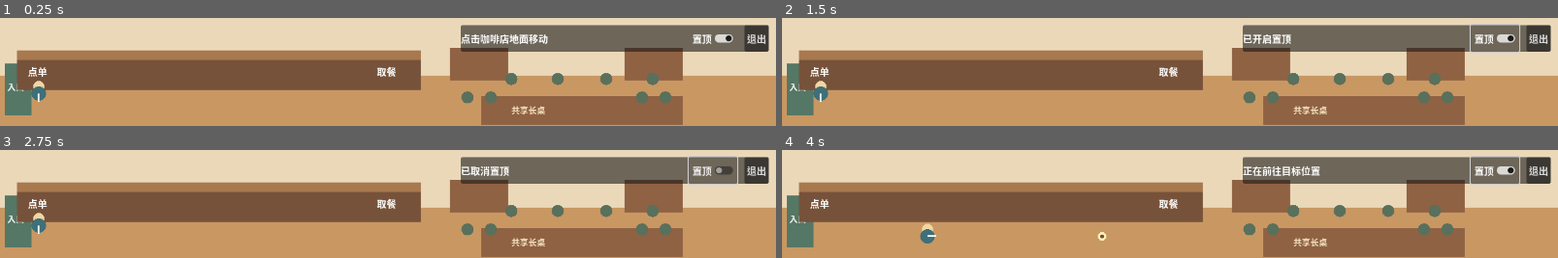
Above: before the commit, frames 1-4 (two rows, left to right).
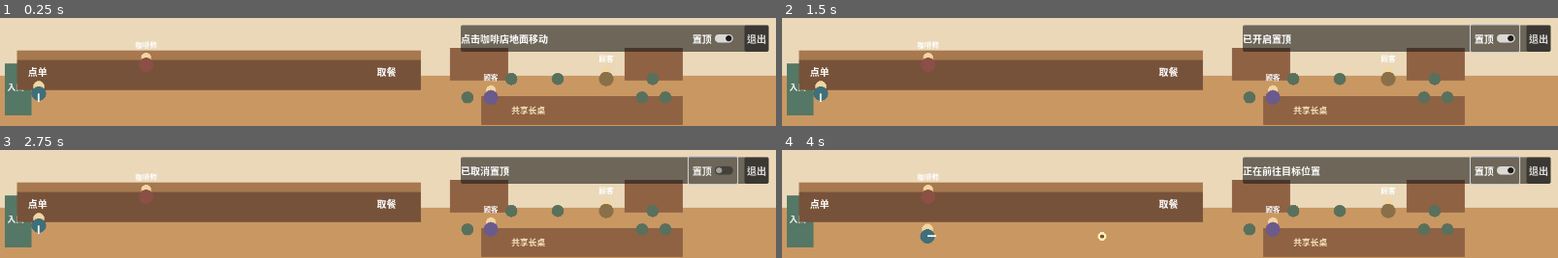
Above: after the commit, the same moments.

Repository: wtfllix/coffee-time
Game: Godot game, scene res://scenes/main.tscn
The game is run twice, just before and just after one commit, with the same random seed, the same clock (stepped at 60 frames per second) and the same inputs.
Inputs (mouse positions are in pixels of both pictures, inside the frame that each line leads up to):
- Up to frame 1 (0.25 s): no input
- Up to frame 2 (1.5 s): click "置顶" at 0.5 s; click "置顶" at 1.25 s
- Up to frame 3 (2.75 s): click "置顶" at 2 s
- Up to frame 4 (4 s): tap Enter at 2.75 s; move the mouse to (1170, 204) at 2.77 s; click (1170, 204) at 2.92 s; move the mouse to (1014, 209) at 3.52 s; click (1014, 209) at 3.67 s

The runs differ from the first frame. In frame 1, 0.8% of the frame differs, in the area x 17-80%, y 21-81%; in frame 2, 0.8%; in frame 3, 0.8%; in frame 4, 0.8%.

Commit message:
feat: add placeholder customers and seat occupancy

Diff:
--- /dev/null
+++ b/scripts/actors/seat_occupancy.gd
@@ -0,0 +1,75 @@
+class_name SeatOccupancy
+extends RefCounted
+
+## 原型座位占用规则。
+##
+## 职责：记录顾客与玩家占座，并为玩家保留最少可用座位。
+## 输入：座位总数、期望的顾客座位索引和玩家选座。
+## 输出：稳定的占用查询结果，供场景绘制、寻路和交互判断使用。
+## 依赖：无；由 res://scripts/cafe/cafe_prototype.gd 创建。
+
+var total_seat_count: int = 0
+var minimum_player_seats: int = 0
+var customer_seat_indices: Array[int] = []
+var player_seat_index: int = -1
+
+
+## 配置顾客座位。顾客不会占用玩家已选座位，并至少留下 minimum_available 个玩家可用座位。
+func configure(
+	seat_count: int,
+	requested_customer_seats: Array[int],
+	minimum_available: int
+) -> void:
+	total_seat_count = maxi(0, seat_count)
+	minimum_player_seats = clampi(minimum_available, 0, total_seat_count)
+	customer_seat_indices.clear()
+
+	var maximum_customer_count := total_seat_count - minimum_player_seats
+	for seat_index in requested_customer_seats:
+		if customer_seat_indices.size() >= maximum_customer_count:
+			break
+		if not _is_valid_seat(seat_index):
+			continue
+		if seat_index == player_seat_index or customer_seat_indices.has(seat_index):
+			continue
+		customer_seat_indices.append(seat_index)
+
+	if not _is_valid_seat(player_seat_index):
+		player_seat_index = -1
+
+
+## 玩家尝试占座。顾客已占用或越界时返回 false，成功时自动释放原玩家座位。
+func claim_player_seat(seat_index: int) -> bool:
+	if not is_available_for_player(seat_index):
+		return false
+	player_seat_index = seat_index
+	return true
+
+
+## 玩家离座，允许之后选择其他空座。
+func release_player_seat() -> void:
+	player_seat_index = -1
+
+
+## 返回指定座位是否由占位顾客使用。
+func is_customer_seat(seat_index: int) -> bool:
+	return customer_seat_indices.has(seat_index)
+
+
+## 返回玩家是否可以选择指定座位。
+func is_available_for_player(seat_index: int) -> bool:
+	return _is_valid_seat(seat_index) and not is_customer_seat(seat_index)
+
+
+## 返回顾客座位副本，避免调用方直接修改内部状态。
+func get_customer_seat_indices() -> Array[int]:
+	return customer_seat_indices.duplicate()
+
+
+## 返回没有被顾客占用、可供玩家使用的座位数量。
+func get_player_accessible_seat_count() -> int:
+	return total_seat_count - customer_seat_indices.size()
+
+
+func _is_valid_seat(seat_index: int) -> bool:
+	return seat_index >= 0 and seat_index < total_seat_count
--- a/scripts/cafe/cafe_prototype.gd
+++ b/scripts/cafe/cafe_prototype.gd
@@ -4,7 +4,7 @@
 ##
 ## 输入：咖啡店区域内的鼠标左键点击。
 ## 输出：status_changed，用于向工具栏解释当前行为。
-## 依赖：Godot 4.7 的 AStarGrid2D；由 res://scripts/core/main.gd 创建。
+## 依赖：Godot 4.7 的 AStarGrid2D、res://scripts/actors/seat_occupancy.gd；由 res://scripts/core/main.gd 创建。
 ##
 ## 当前边界：
 ## - 使用程序绘制占位画面，不包含正式像素素材。
@@ -19,6 +19,14 @@
 
 ## 寻路网格边长，单位：像素。
 const GRID_SIZE: float = 32.0
+
+const SeatOccupancyScript := preload("res://scripts/actors/seat_occupancy.gd")
+
+## 第一轮原型中两名固定顾客使用的座位索引。
+const PLACEHOLDER_CUSTOMER_SEAT_INDICES: Array[int] = [1, 6]
+
+## 无论顾客数量如何变化，至少为玩家保留的座位数。
+const MINIMUM_PLAYER_SEATS: int = 2
 
 ## 玩家移动速度，单位：像素/秒。
 const PLAYER_SPEED: float = 180.0
@@ -33,8 +41,12 @@
 const COLOR_COUNTER_TOP := Color("#a8784f")
 const COLOR_TABLE := Color("#8f6243")
 const COLOR_CHAIR := Color("#59705c")
+const COLOR_OCCUPIED_CHAIR := Color("#554a45")
 const COLOR_PLAYER := Color("#3f6f78")
 const COLOR_PLAYER_HIGHLIGHT := Color("#f2d6a2")
+const COLOR_BARISTA := Color("#8b4f45")
+const COLOR_CUSTOMER_ONE := Color("#6a5b8c")
+const COLOR_CUSTOMER_TWO := Color("#8a7048")
 const COLOR_TARGET := Color("#fff0b8")
 const COLOR_DRINK := Color("#f3e1bd")
 const COLOR_BUBBLE := Color("#fff7df")
@@ -51,6 +63,7 @@
 var pending_interaction_index: int = -1
 var current_order_state: StringName = &"idle"
 var seated_index: int = -1
+var seat_occupancy := SeatOccupancyScript.new()
 
 
 func _ready() -> void:
@@ -91,6 +104,7 @@
 			accept_event()
 			return
 		seated_index = -1
+		seat_occupancy.release_player_seat()
 		pending_interaction = &""
 		pending_interaction_index = -1
 		_request_path(event.position)
@@ -100,6 +114,7 @@
 func _draw() -> void:
 	_draw_room()
 	_draw_furniture()
+	_draw_placeholder_actors()
 	_draw_order_visuals()
 	_draw_target_marker()
 	_draw_player()
@@ -111,15 +126,28 @@
 	queue_redraw()
 
 
-## 角色抵达座位后固定到座椅点，避免路径格中心造成视觉漂移。
-func confirm_seated(index: int) -> void:
+## 角色抵达座位后尝试占座并固定到座椅点；座位不可用时返回 false。
+func confirm_seated(index: int) -> bool:
 	var seat_points := _get_seat_points()
 	if index < 0 or index >= seat_points.size():
-		return
+		return false
+	if not seat_occupancy.claim_player_seat(index):
+		return false
 	seated_index = index
 	player_position = seat_points[index]
 	facing_direction = Vector2.UP
 	queue_redraw()
+	return true
+
+
+## 返回指定座位是否可供玩家选择，供主场景与自动化测试使用。
+func is_seat_available_for_player(index: int) -> bool:
+	return seat_occupancy.is_available_for_player(index)
+
+
+## 返回当前占位顾客使用的座位索引副本。
+func get_customer_seat_indices() -> Array[int]:
+	return seat_occupancy.get_customer_seat_indices()
 
 
 ## 窗口尺寸变化后重建家具矩形和寻路网格。
@@ -127,6 +155,7 @@
 	if size.x < 320.0 or size.y < 160.0:
 		return
 
+	_configure_seat_occupancy()
 	_build_obstacles()
 	_build_pathfinder()
 
@@ -142,6 +171,16 @@
 	pending_interaction = &""
 	pending_interaction_index = -1
 	queue_redraw()
+
+
+func _configure_seat_occupancy() -> void:
+	seat_occupancy.configure(
+		_get_seat_points().size(),
+		PLACEHOLDER_CUSTOMER_SEAT_INDICES,
+		MINIMUM_PLAYER_SEATS
+	)
+	if seated_index >= 0 and not seat_occupancy.claim_player_seat(seated_index):
+		seated_index = -1
 
 
 func _build_obstacles() -> void:
@@ -175,11 +214,13 @@
 			if outside_floor or _is_inside_obstacle(point):
 				pathfinder.set_point_solid(cell, true)
 
-	# 座椅是可交互落点，不应继承桌子扩展障碍造成“家具阻挡”。
-	for seat_point in _get_seat_points():
+	# 空座是可交互落点；顾客座位保持阻挡，避免角色寻路穿过占位 NPC。
+	var seat_points := _get_seat_points()
+	for index in range(seat_points.size()):
+		var seat_point := seat_points[index]
 		var seat_cell := _world_to_cell(seat_point)
 		if _is_cell_in_bounds(seat_cell):
-			pathfinder.set_point_solid(seat_cell, false)
+			pathfinder.set_point_solid(seat_cell, seat_occupancy.is_customer_seat(index))
 
 
 func _request_path(clicked_position: Vector2) -> void:
@@ -250,6 +291,9 @@
 	for index in range(seat_points.size()):
 		var seat_zone := Rect2(seat_points[index] - Vector2(18.0, 18.0), Vector2(36.0, 36.0))
 		if seat_zone.has_point(clicked_position):
+			if not seat_occupancy.is_available_for_player(index):
+				status_changed.emit(tr("这个座位已有顾客，请选择绿色空座"))
+				return true
 			_request_path_with_context(seat_points[index], &"seat", index)
 			return true
 
@@ -344,6 +388,11 @@
 	return Vector2(counter_rect.position.x + counter_rect.size.x * 0.75, counter_rect.end.y - 18.0)
 
 
+func _get_barista_position() -> Vector2:
+	var counter_rect := _get_counter_rect()
+	return Vector2(counter_rect.position.x + counter_rect.size.x * 0.32, counter_rect.position.y + 24.0)
+
+
 func _get_refill_bubble_rect() -> Rect2:
 	return Rect2(player_position + Vector2(18.0, -52.0), Vector2(42.0, 34.0))
 
@@ -374,8 +423,34 @@
 	_draw_table(table_rects[0], false)
 	_draw_table(table_rects[1], false)
 	_draw_table(table_rects[2], true)
-	for seat_point in _get_seat_points():
-		draw_circle(seat_point, 10.0, COLOR_CHAIR)
+	var seat_points := _get_seat_points()
+	for index in range(seat_points.size()):
+		var chair_color := COLOR_OCCUPIED_CHAIR if seat_occupancy.is_customer_seat(index) else COLOR_CHAIR
+		draw_circle(seat_points[index], 10.0, chair_color)
+
+
+func _draw_placeholder_actors() -> void:
+	_draw_placeholder_actor(_get_barista_position(), COLOR_BARISTA, tr("咖啡师"))
+	var seat_points := _get_seat_points()
+	var customer_seats := seat_occupancy.get_customer_seat_indices()
+	for customer_index in range(customer_seats.size()):
+		var seat_index := customer_seats[customer_index]
+		var customer_color := COLOR_CUSTOMER_ONE if customer_index == 0 else COLOR_CUSTOMER_TWO
+		_draw_placeholder_actor(seat_points[seat_index], customer_color, tr("顾客"))
+
+
+func _draw_placeholder_actor(actor_position: Vector2, body_color: Color, label: String) -> void:
+	draw_circle(actor_position + Vector2(0.0, -12.0), 8.0, COLOR_PLAYER_HIGHLIGHT)
+	draw_circle(actor_position, PLAYER_RADIUS, body_color)
+	draw_string(
+		ThemeDB.fallback_font,
+		actor_position + Vector2(-22.0, -28.0),
+		label,
+		HORIZONTAL_ALIGNMENT_CENTER,
+		44.0,
+		12,
+		Color.WHITE
+	)
 
 
 func _draw_table(table_rect: Rect2, shared: bool) -> void:
--- a/scripts/core/main.gd
+++ b/scripts/core/main.gd
@@ -135,7 +135,9 @@
 			if not order_controller.pick_up():
 				toolbar.set_status(order_controller.get_hint())
 		&"seat":
-			cafe.confirm_seated(index)
+			if not cafe.confirm_seated(index):
+				toolbar.set_status(tr("这个座位暂时不可用，请选择绿色空座"))
+				return
 			if order_controller.get_state_name() == &"carried":
 				order_controller.start_drinking()
 			else:
--- a/tests/test_cafe_layout.gd
+++ b/tests/test_cafe_layout.gd
@@ -16,21 +16,28 @@
 
 	var table_rects: Array[Rect2] = cafe._get_table_rects()
 	var seat_points: Array[Vector2] = cafe._get_seat_points()
+	var customer_seats: Array[int] = cafe.get_customer_seat_indices()
 	_check(table_rects.size() == 3, "layout has three tables")
 	_check(seat_points.size() == 8, "layout exposes eight seats")
+	_check(customer_seats.size() == 2, "two placeholder customers occupy seats")
+	_check(cafe.seat_occupancy.get_player_accessible_seat_count() == 6, "six seats remain available to the player")
 	_check(table_rects[1].end.x > 1600.0, "right table uses the 1920px width")
 
 	var start_cell: Vector2i = cafe._world_to_cell(cafe.player_position)
 	for index in range(seat_points.size()):
 		var seat_cell: Vector2i = cafe._world_to_cell(seat_points[index])
-		_check(not cafe.pathfinder.is_point_solid(seat_cell), "seat %d is not solid" % index)
-		var path: PackedVector2Array = cafe.pathfinder.get_point_path(start_cell, seat_cell)
-		_check(not path.is_empty(), "seat %d is reachable from entrance" % index)
+		if customer_seats.has(index):
+			_check(cafe.pathfinder.is_point_solid(seat_cell), "customer seat %d blocks pathfinding" % index)
+			_check(not cafe.confirm_seated(index), "player cannot sit in customer seat %d" % index)
+		else:
+			_check(not cafe.pathfinder.is_point_solid(seat_cell), "free seat %d is not solid" % index)
+			var path: PackedVector2Array = cafe.pathfinder.get_point_path(start_cell, seat_cell)
+			_check(not path.is_empty(), "free seat %d is reachable from entrance" % index)
 
 	if failure_count > 0:
 		quit(1)
 		return
-	print("[PASS] 1920x270 layout uses the width and all eight seats are reachable.")
+	print("[PASS] 1920x270 layout keeps six free seats reachable and two customer seats blocked.")
 	quit(0)
 
 
--- /dev/null
+++ b/tests/test_seat_occupancy.gd
@@ -0,0 +1,39 @@
+extends SceneTree
+
+## 座位占用与玩家优先规则的无窗口自动化测试。
+##
+## 运行：godot4 --headless --path . --script tests/test_seat_occupancy.gd
+## 预期：输出 [PASS]，进程退出码为 0。
+
+const SeatOccupancyScript := preload("res://scripts/actors/seat_occupancy.gd")
+
+var failure_count: int = 0
+
+
+func _init() -> void:
+	var occupancy := SeatOccupancyScript.new()
+	occupancy.configure(8, [1, 6], 2)
+
+	_check(occupancy.get_customer_seat_indices() == [1, 6], "two requested customer seats are occupied")
+	_check(occupancy.get_player_accessible_seat_count() == 6, "six seats remain accessible to the player")
+	_check(not occupancy.claim_player_seat(1), "player cannot claim a customer seat")
+	_check(occupancy.claim_player_seat(0), "player can claim an available seat")
+
+	# 顾客重新分配时必须跳过玩家座位，并始终保留至少两个玩家可用座位。
+	occupancy.configure(8, [0, 1, 2, 3, 4, 5, 6, 7], 2)
+	_check(not occupancy.is_customer_seat(0), "customer assignment preserves the claimed player seat")
+	_check(occupancy.get_player_accessible_seat_count() >= 2, "at least two seats remain player-accessible")
+	_check(occupancy.player_seat_index == 0, "player keeps the claimed seat after customer reassignment")
+
+	if failure_count > 0:
+		quit(1)
+		return
+	print("[PASS] SeatOccupancy preserves player priority and minimum available seating.")
+	quit(0)
+
+
+func _check(condition: bool, description: String) -> void:
+	if condition:
+		return
+	push_error("[FAIL] %s" % description)
+	failure_count += 1
Not shown, changed: PROGRESS.md
Not shown, changed: README.md
Not shown, changed: STRUCTURE.md
Not shown, changed: tests/static_check.sh
